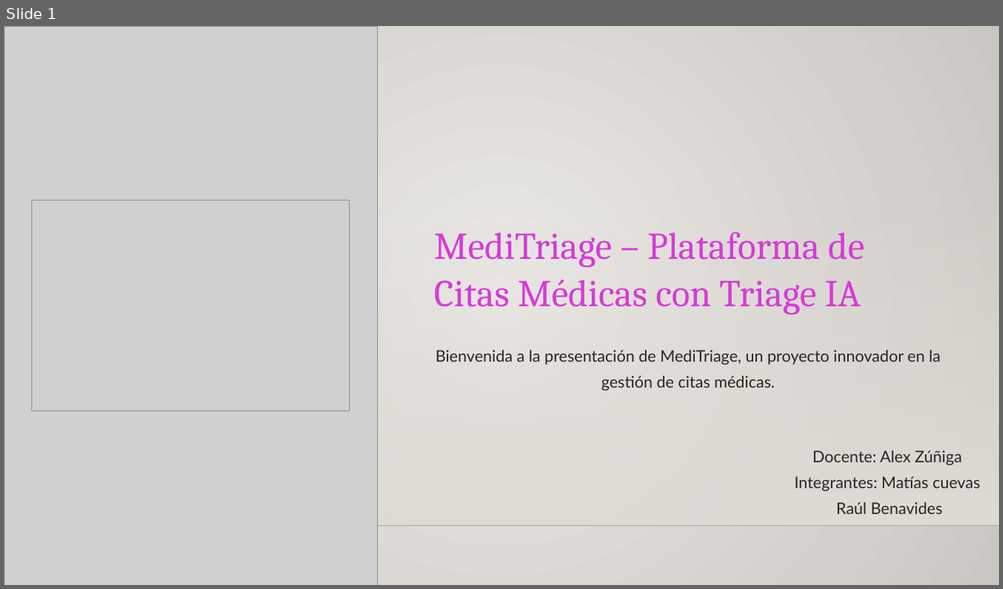
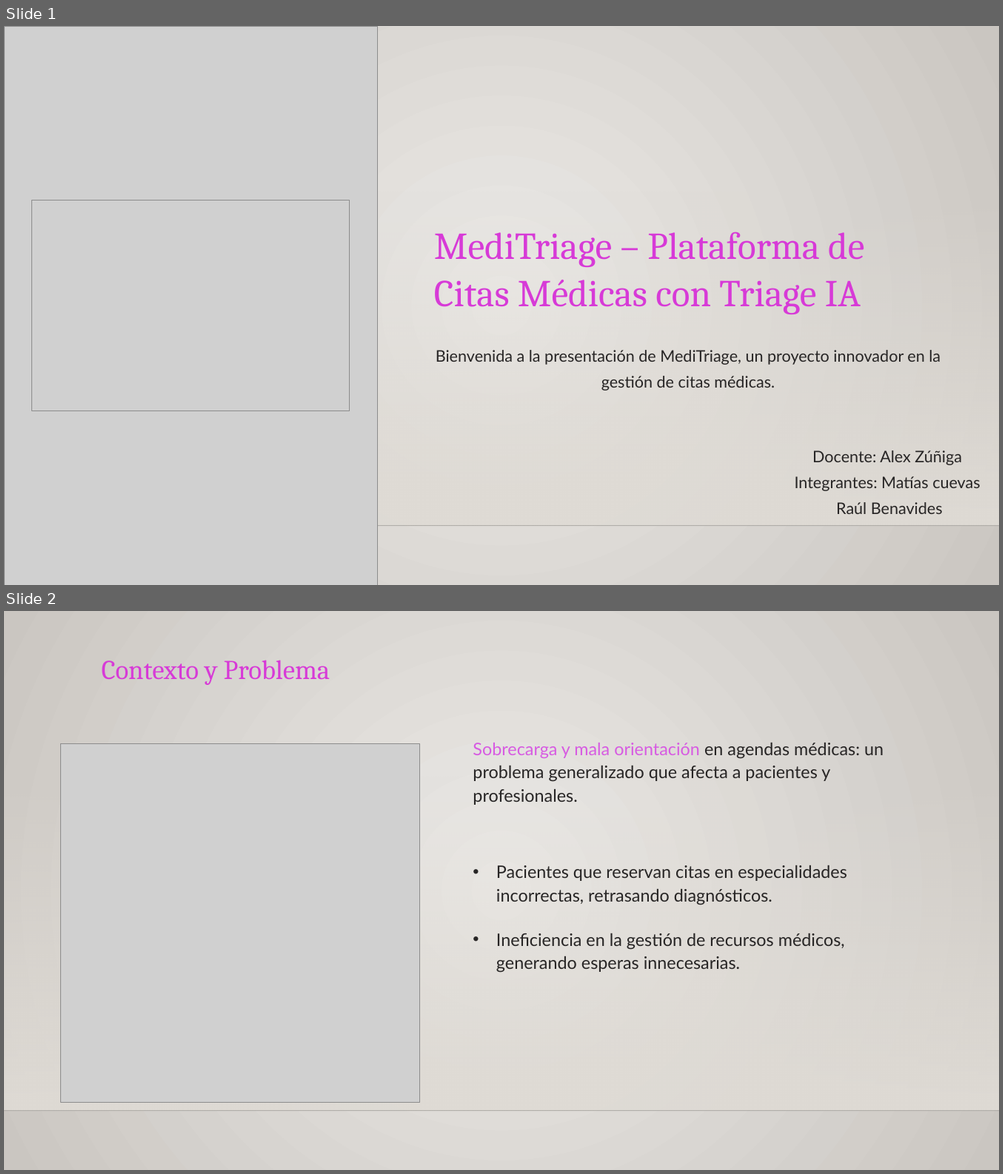
Before and after one commit to MRCuevasCarreno/MediTriage, a slide deck: Fase 2/Evidencias Proyecto/Presentación Proyecto.pptx. Shown one above the other, each under a label of ours: slide 1 before the commit, slides 1 and 2 after it. The pictures are 1003x589 and 1003x1174 pixels, drawn with LibreOffice and Linux fonts; fonts in the diff are those of the drawing; grey boxes stand for pictures; background and template pictures are left out. Boxes give left, top, right and bottom in pixels: in the first picture for what was removed or moved away, otherwise in the second. Text is boxed around its words. In the diff, an @@ line names an element or a change of style, - is before the commit and + after.

```diff
--- a/Fase 2/Evidencias Proyecto/Presentación Proyecto.pptx
+++ b/Fase 2/Evidencias Proyecto/Presentación Proyecto.pptx
@@ slide 2 added at box(4, 611, 999, 1170), background gradient #ECEAE7 to #CAC7C1; not listed: 2 template elements that a slide beside it also shows @@
@@ text added at box(102, 660, 330, 685), 31.5 pt, text #D73AD7 @@
+Contexto y Problema
@@ text added at box(472, 743, 883, 782), 20 pt, text #272525 @@
+Sobrecarga y mala orientación en agendas médicas: un problema generalizado que afecta a pacientes y profesionales.
@@ picture added at box(61, 744, 420, 1102) @@
@@ text added at box(496, 866, 847, 906), 20 pt, text #272525 @@
+• Pacientes que reservan citas en especialidades incorrectas, retrasando diagnósticos.
@@ text added at box(496, 934, 845, 973), 20 pt, text #272525 @@
+• Ineficiencia en la gestión de recursos médicos, generando esperas innecesarias.
```
Also in this commit, not shown: 3 slides changed, 4 other slides added, 10 slides removed, 13 other files.
